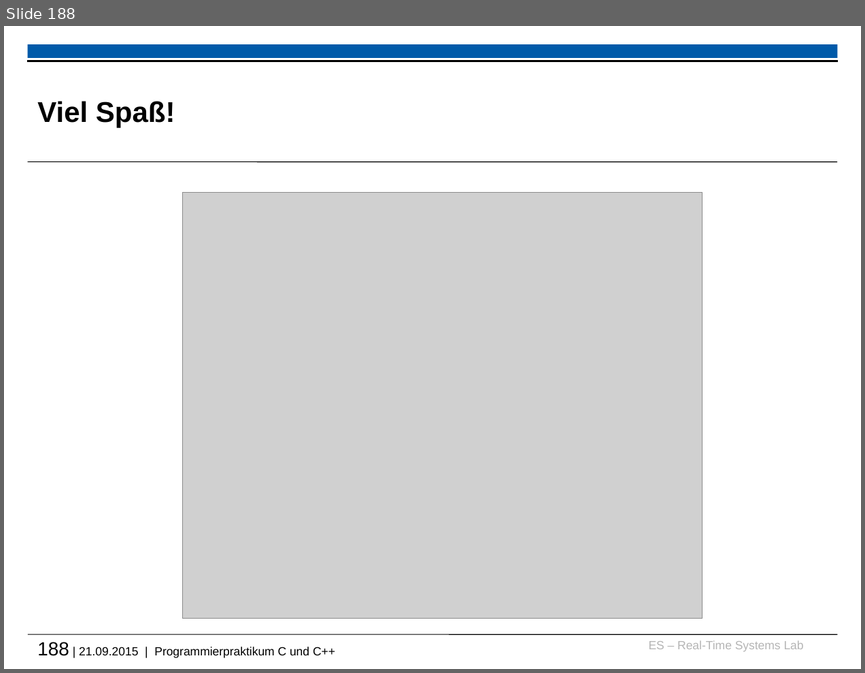
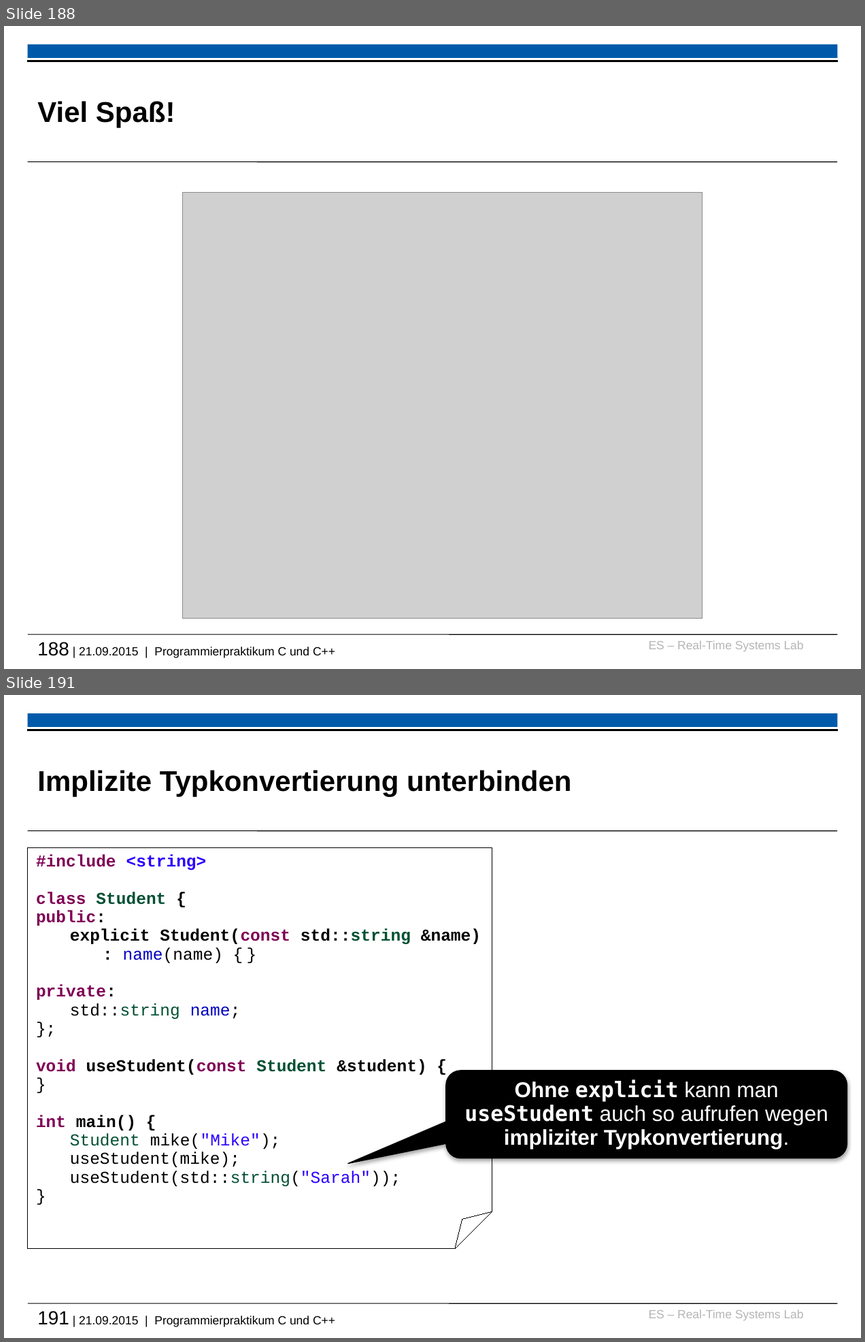
Before and after one commit to h82k/tud-cppp, a slide deck: cppp_lecture.pptx. Shown one above the other, each under a label of ours: slide 188 before the commit, slides 188 and 191 after it; the slides between them are not shown. The pictures are 865x673 and 865x1342 pixels, drawn with LibreOffice and Linux fonts; fonts in the diff are those of the drawing; grey boxes stand for pictures; background and template pictures are left out. Boxes give left, top, right and bottom in pixels: in the first picture for what was removed or moved away, otherwise in the second. Text is boxed around its words. In the diff, an @@ line names an element or a change of style, - is before the commit and + after.

```diff
--- a/cppp_lecture.pptx
+++ b/cppp_lecture.pptx
@@ slide 191 added at box(4, 695, 861, 1338), background #FFFFFF; not listed: 6 template elements that a slide beside it also shows @@
@@ title added at box(37, 770, 571, 797), 24 pt, text #000000, bold @@
+Implizite Typkonvertierung unterbinden
@@ folded corner added at box(28, 847, 492, 1249), outline #000000 0.75 pt, 14 pt, text #000000, bold @@
+#include <string>
+class Student {
+public:
+explicit Student(const std::string &name)
+: name(name) { }
+private:
+std::string name;
+};
+void useStudent(const Student &student) {
+}
+int main() {
+Student mike("Mike");
+useStudent(mike);
+useStudent(std::string("Sarah"));
+}
@@ rounded speech box added at box(446, 1070, 847, 1157), fill #000000, outline #000000 0.75 pt, 18 pt, text #FFFFFF, bold @@
+Ohne explicit kann man useStudent auch so aufrufen wegen impliziter Typkonvertierung.
```
Also in this commit, not shown: 11 slides changed, 2 other slides added, 2 other files.
